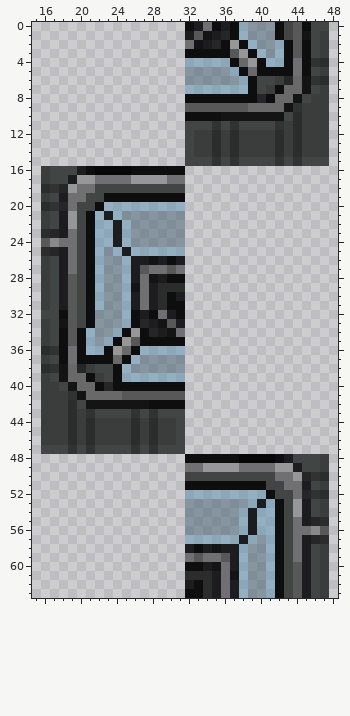
Edited in one commit: pixel-art sprite (Resources/Textures/Structures/Windows/window.rsi/window5.png). Above is the file before it was changed.
The file is 64x64 pixels. Colours within 5 levels of each other are drawn and written as one. Shown: x 15..48, y 0..63.
Now the later version:
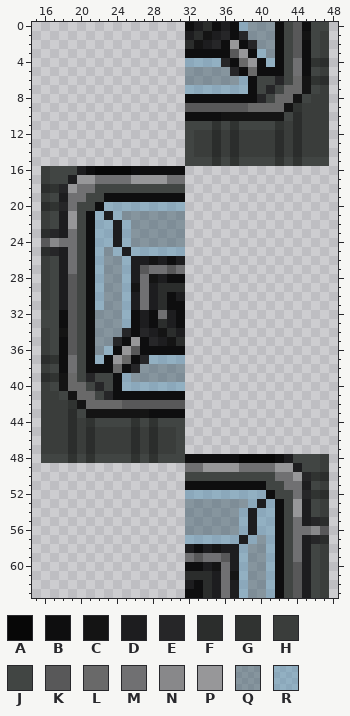
Palette (. is transparent): A #070707  B #0e0e0f  C #141414  D #1d1d1f  E #262628  F #2b2d2c  G #303331  H #3a3d3b  J #414543  K #585859  L #696969  M #707072  N #88888a  P #979799  Q #3f5d6d80  R #5893b580
The exact change:
@@ x 30..45 @@
- 0 ..BDMBDBRQQQBJKB
- 1 ..DKCDEBRQQQBJKC
- 2 ..MCDEBPBRQQRBKB
- 3 ..BBBBBKPBRQRBKB
- 4 ..RRRRRBLPBRRBMB
- 5 ..QQQQQRBLBBBBMB
- 6 ..QQQQQQRBJJHELC
- 7 ..RRRRRRRBJHBLLC
- 8 ..BBBBBBBBEBLLCJ
+ 0 ..BDFBDBRQQQBJKB
+ 1 ..DFCDEBEQQQBJKC
+ 2 ..FCDEBPBEQQBJKB
+ 3 ..BBBBBKPBRQBJKB
+ 4 ..RRRREBLPBRBJMB
+ 5 ..QQQQQEBLBBBJMB
+ 6 ..QQQQQQRBJJEJLC
+ 7 ..RRRRRRRBJEJLLC
+ 8 ..BBBBBBBBEJLLCJ
  9 ..KKKKKKKLLLLCGH
@@ x 15..33 @@
 32 .JJBKJBQQQRBDBMDB..
-33 .HJCKJBQQQRBEDCKD..
-34 .HJBKBRQQRBPBEDCM..
-35 .HJBKBRQRBPKBBBBB..
-36 .FGBMBRRBPLBRRRRR..
-37 .HJBMBBBBLBRQQQQQ..
-38 .FGCLEHJJBRQQQQQQ..
-39 .HJCLLBHJBRRRRRRR..
-40 .HHJCLLBEBBBBBBBB..
-41 .HHHGCLLLLKKKKKKK..
-42 .HHHFJCCCCCCCBBBB..
-43 .HHHFHGJJJJGJGJJJ..
-44 .HHHFHFHHHHFHFHHJ..
+33 .JJBKJBQQQRBDBFDB..
+34 .HJCKJBQQQEBEDCFD..
+35 .HJBKJBQQEBPBEDCF..
+36 .HJBKJBQRBPKBBBBB..
+37 .FGBMJBRBPLBERRRR..
+38 .HJBMJBBBLBEQQQQQ..
+39 .FGCLJEJJBRQQQQQQ..
+40 .HJCLLJEJBRRRRRRR..
+41 .HHJCLLJEBBBBBBBB..
+42 .HHHGCLLLLKKKKKKK..
+43 .HHHFJCCCCCCCBBBB..
+44 .HHHFHGJJJJGJGJJJ..
 45 .HHHFHFHHHHFHFHHJ..
 46 .HHHFHFHHHHFHFHHJ..
-47 .JJJGJGJJJJGJGJJJ..
-48 .................BB
+47 .HHHFHFHHHHFHFHHJ..
+48 .JJJGJGJJJJGJGJJJBB
 49 .................MM
Pixel boxes of the changes (left, top, right, bottom) in both pictures:
changed: (185, 22, 293, 103)
changed: (41, 319, 185, 463)
